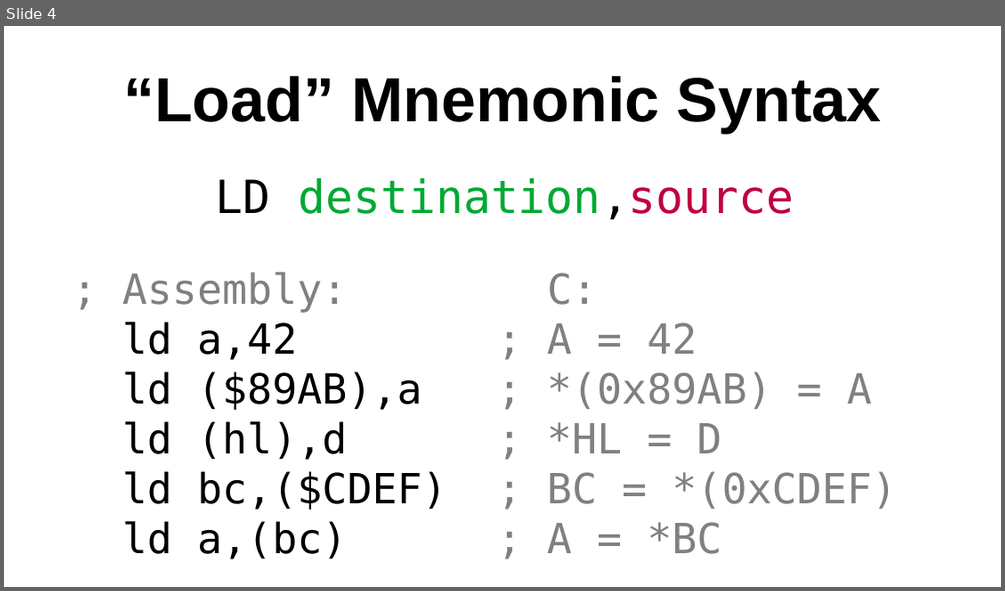
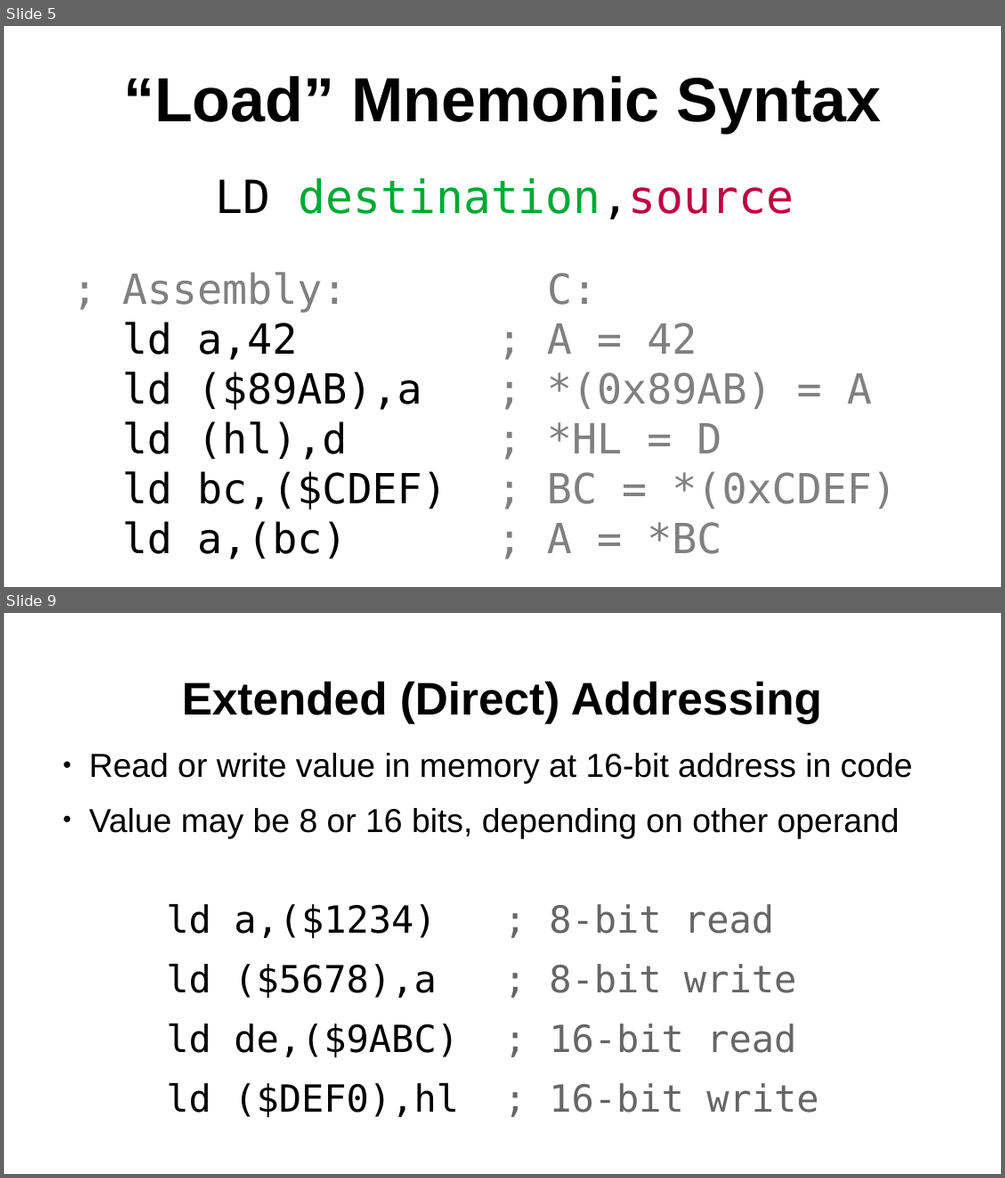
Before and after one commit to SlithyMatt/zxs-assembly-tutorial, a slide deck: Lesson2/Lesson2.odp. Shown one above the other, each under a label of ours: slide 4 before the commit, slides 5 and 9 after it; the slides between them are not shown. The pictures are 1005x591 and 1005x1178 pixels, drawn with LibreOffice and Linux fonts; fonts in the diff are those of the drawing. Boxes give left, top, right and bottom in pixels: in the first picture for what was removed or moved away, otherwise in the second. Text is boxed around its words. In the diff, an @@ line names an element or a change of style, - is before the commit and + after.

```diff
--- a/Lesson2/Lesson2.odp
+++ b/Lesson2/Lesson2.odp
@@ slide 9 added at (4, 613, 1001, 1174), background #FFFFFF @@
@@ title added at (182, 681, 822, 724), 44 pt, text #000000, bold @@
+Extended (Direct) Addressing
@@ text added at (89, 753, 913, 1118), 36 pt, text #000000 @@
+● Read or write value in memory at 16-bit address in code
+● Value may be 8 or 16 bits, depending on other operand
+ld a,($1234) ; 8-bit read
+ld ($5678),a ; 8-bit write
+ld de,($9ABC) ; 16-bit read
+ld ($DEF0),hl ; 16-bit write
@@ what was slide 4 is now slide 5 @@
```
Also in this commit, not shown: 2 slides changed, 12 other slides added.
